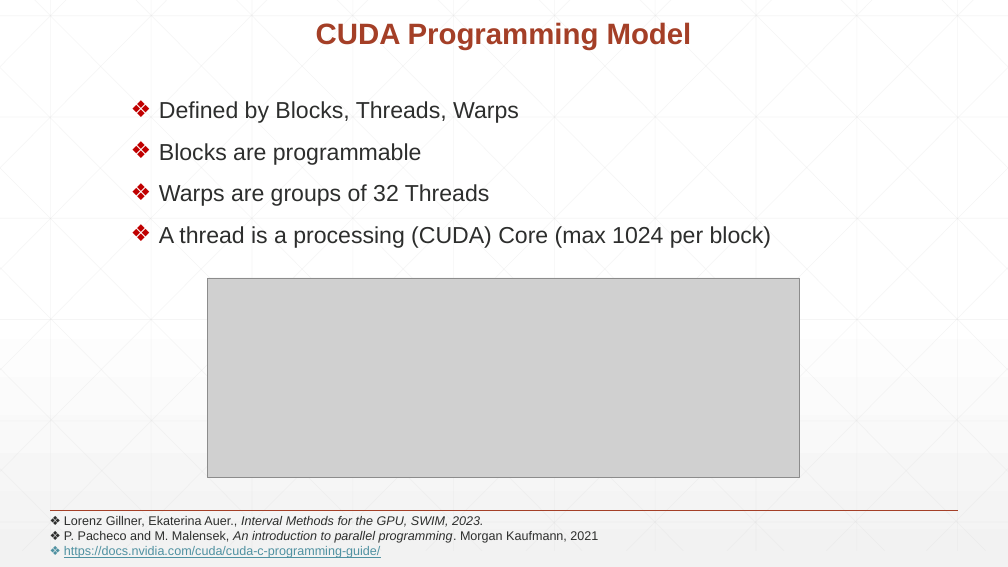
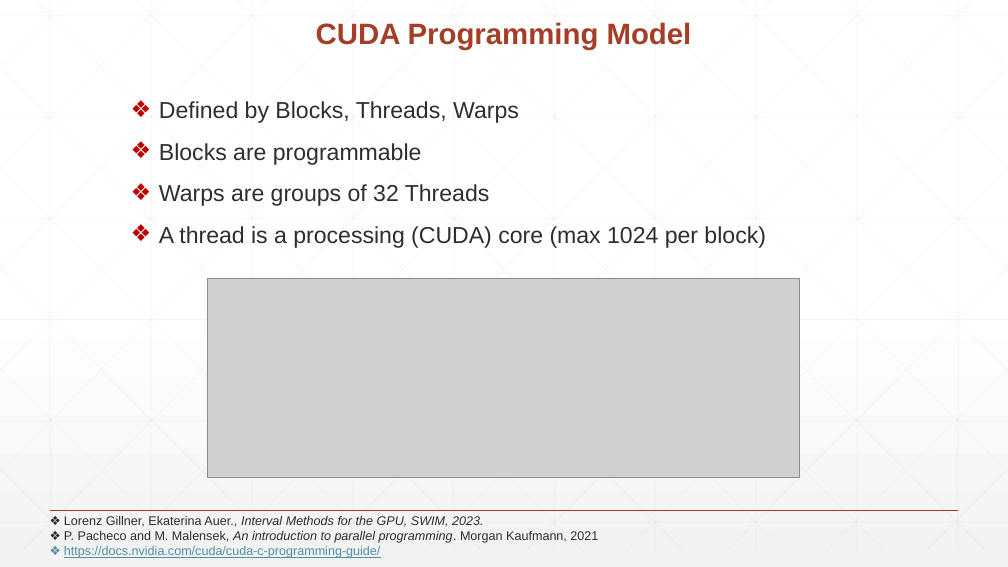
Before and after one commit to knasiotis/postgraduate_thesis, a slide deck: slide 25 of thesis/presentation.pptx (slide 22 before the commit). Drawn at 1008x567 pixels with LibreOffice and Linux fonts; fonts in the diff are those of the drawing; grey boxes stand for pictures. Boxes give left, top, right and bottom in pixels: in the first picture for what was removed or moved away, otherwise in the second. Text is boxed around its words. In the diff, an @@ line names an element or a change of style, - is before the commit and + after.

```diff
--- a/thesis/presentation.pptx
+++ b/thesis/presentation.pptx
@@ text at (159,226,766,248): text changed @@
-❖ A thread is a processing (CUDA) Core (max 1024 per block)
+❖ A thread is a processing (CUDA) core (max 1024 per block)
```
Also in this commit, not shown: 27 other slides changed, 17 slides added, 11 slides removed, 1 other file.
